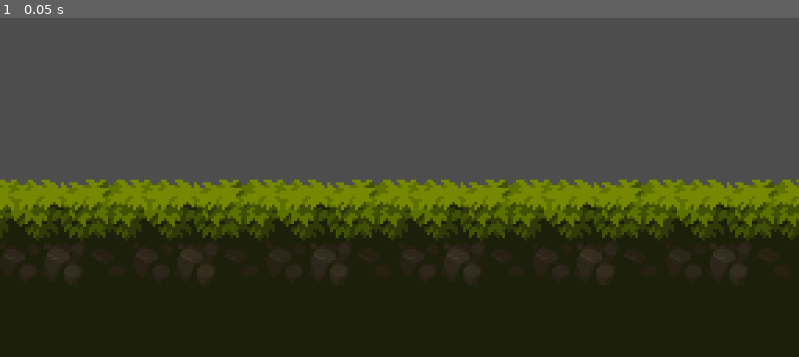
Above: before the commit, frame 1.
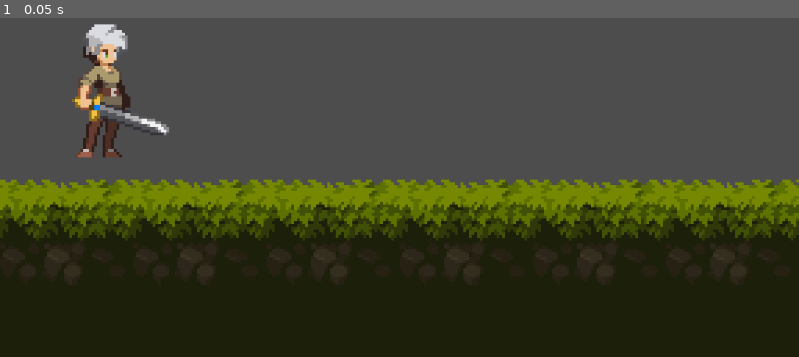
Above: after the commit, the same moment.

Repository: prasanthlouis/fartsy
Game: Godot game, scene res://Levels/test_level.tscn
The game is run twice, just before and just after one commit, with the same random seed, the same clock (stepped at 60 frames per second) and the same inputs.
Inputs:
- Up to frame 1 (0.05 s): no input

The runs differ from the first frame. In frame 1, 1.8% of the frame differs, in the area x 9-22%, y 1-42%.

Commit message:
Adding character body + collision 2d

Diff:
--- /dev/null
+++ b/Character/player.tscn
@@ -0,0 +1,17 @@
+[gd_scene load_steps=3 format=3 uid="uid://cu1alhwjxyq2j"]
+
+[ext_resource type="Texture2D" uid="uid://c0mhjtg06h3kd" path="res://Art/Legacy-Fantasy - High Forest 2.3/Character/Idle/Idle-Sheet.png" id="1_31jdy"]
+
+[sub_resource type="CapsuleShape2D" id="CapsuleShape2D_6u5n0"]
+radius = 8.0
+height = 44.0
+
+[node name="Player" type="CharacterBody2D"]
+
+[node name="Sprite" type="Sprite2D" parent="."]
+texture = ExtResource("1_31jdy")
+hframes = 4
+
+[node name="CollisionShape2D" type="CollisionShape2D" parent="."]
+position = Vector2(0, 2)
+shape = SubResource("CapsuleShape2D_6u5n0")
--- a/Levels/test_level.tscn
+++ b/Levels/test_level.tscn
@@ -1,6 +1,7 @@
-[gd_scene load_steps=4 format=3 uid="uid://cfi3n02hlm2c5"]
+[gd_scene load_steps=5 format=3 uid="uid://cfi3n02hlm2c5"]
 
 [ext_resource type="Texture2D" uid="uid://bkoo7ri7x3t0j" path="res://Art/Legacy-Fantasy - High Forest 2.3/Assets/Tiles.png" id="1_q2ia7"]
+[ext_resource type="PackedScene" uid="uid://cu1alhwjxyq2j" path="res://Character/player.tscn" id="2_057x1"]
 
 [sub_resource type="TileSetAtlasSource" id="TileSetAtlasSource_jttwa"]
 texture = ExtResource("1_q2ia7")
@@ -1439,3 +1440,6 @@
 format = 2
 layer_0/name = "Ground"
 layer_0/tile_data = PackedInt32Array(0, 65536, 1, 65536, 65536, 2, 131072, 65536, 3, 196608, 65536, 3, 1, 131072, 1, 65 …(11903 unchanged characters)…
+
+[node name="Player" parent="." instance=ExtResource("2_057x1")]
+position = Vector2(139, 8)
